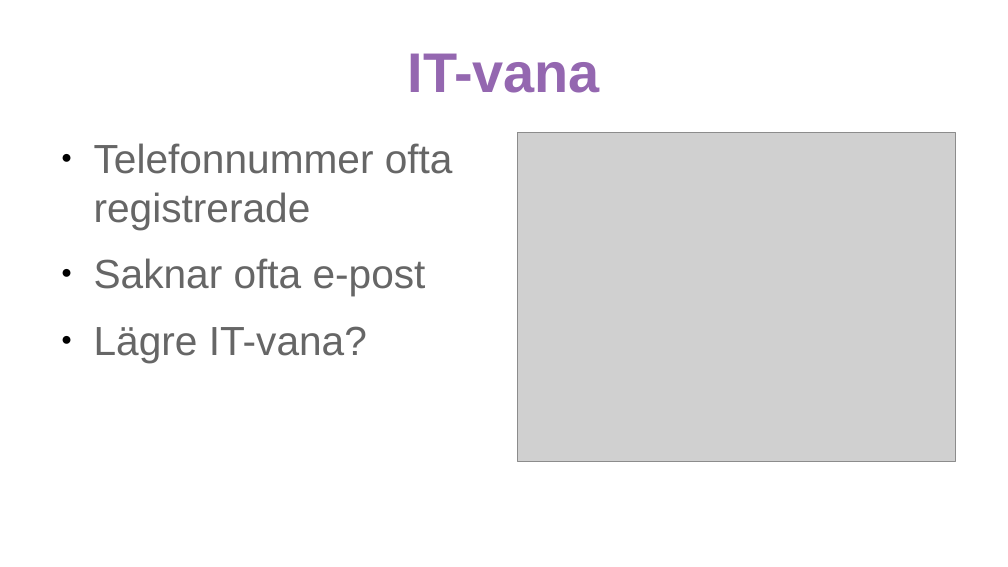
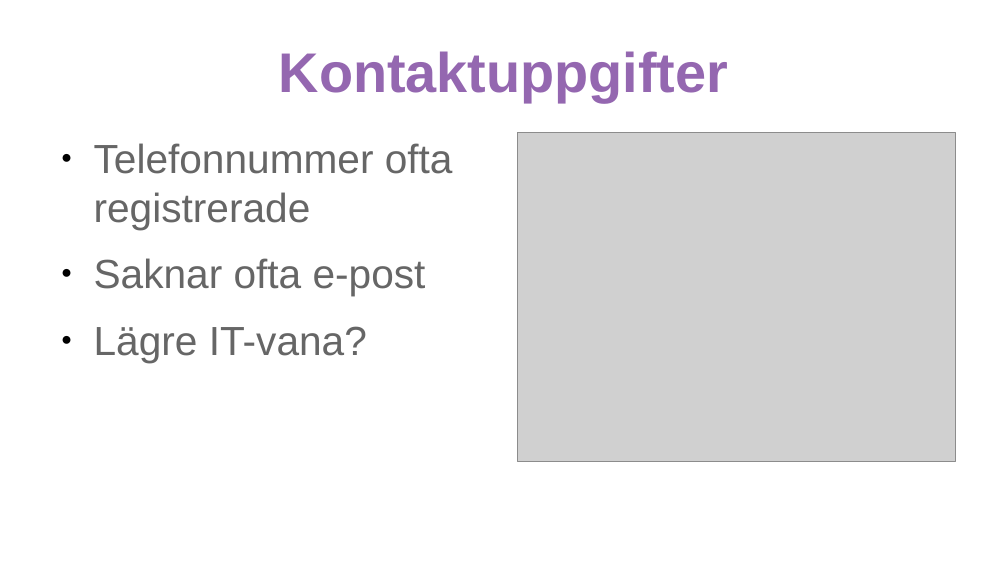
Before and after one commit to samfromsatc/payment_method_case_if, a slide deck: slide 3 of presentation_payment_method.odp. Drawn at 1008x567 pixels with LibreOffice and Linux fonts; fonts in the diff are those of the drawing; grey boxes stand for pictures. Boxes give left, top, right and bottom in pixels: in the first picture for what was removed or moved away, otherwise in the second. Text is boxed around its words. In the diff, an @@ line names an element or a change of style, - is before the commit and + after.

```diff
--- a/presentation_payment_method.odp
+++ b/presentation_payment_method.odp
@@ title at (x1=279, y1=51, x2=729, y2=102): text changed @@
-IT-vana
+Kontaktuppgifter
```
Also in this commit, not shown: 1 other slide changed, 11 other files.
